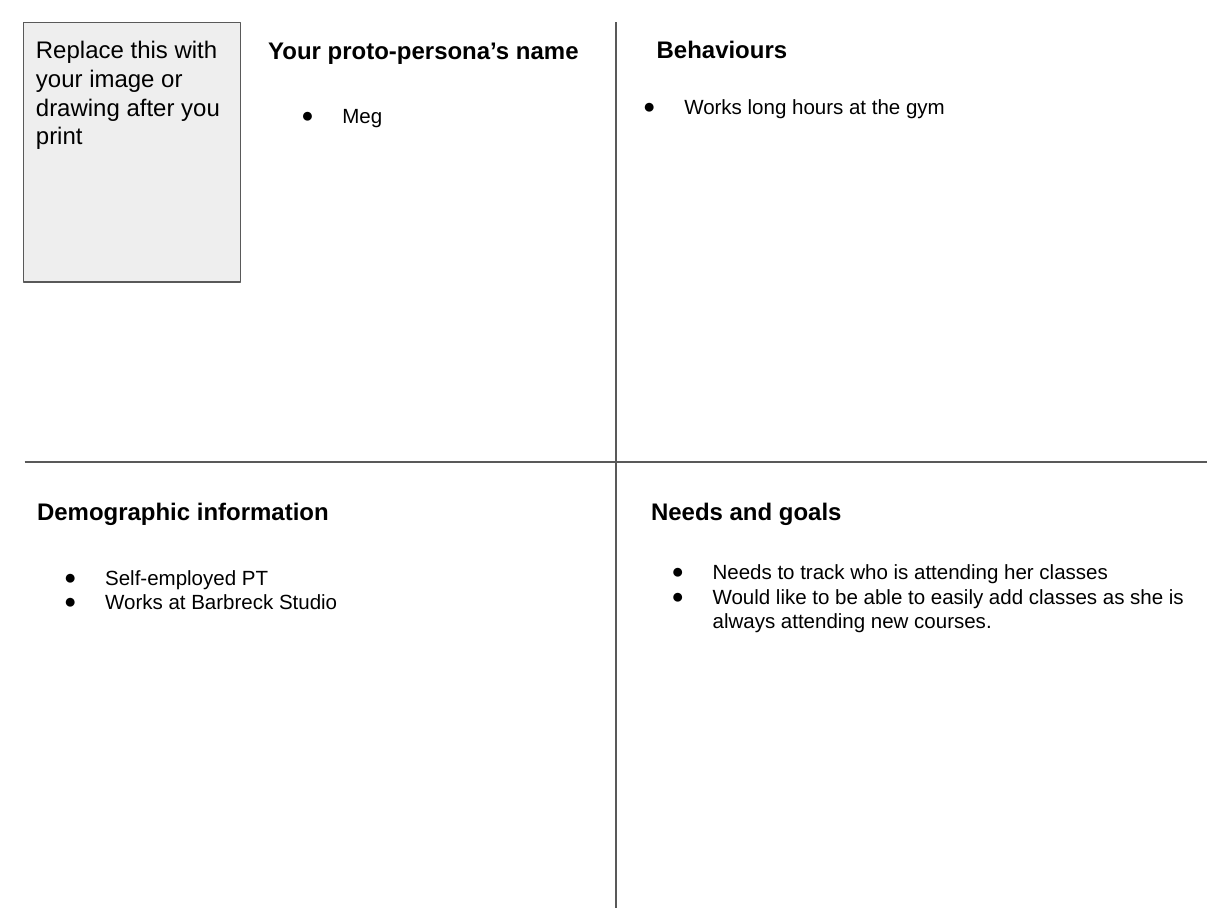
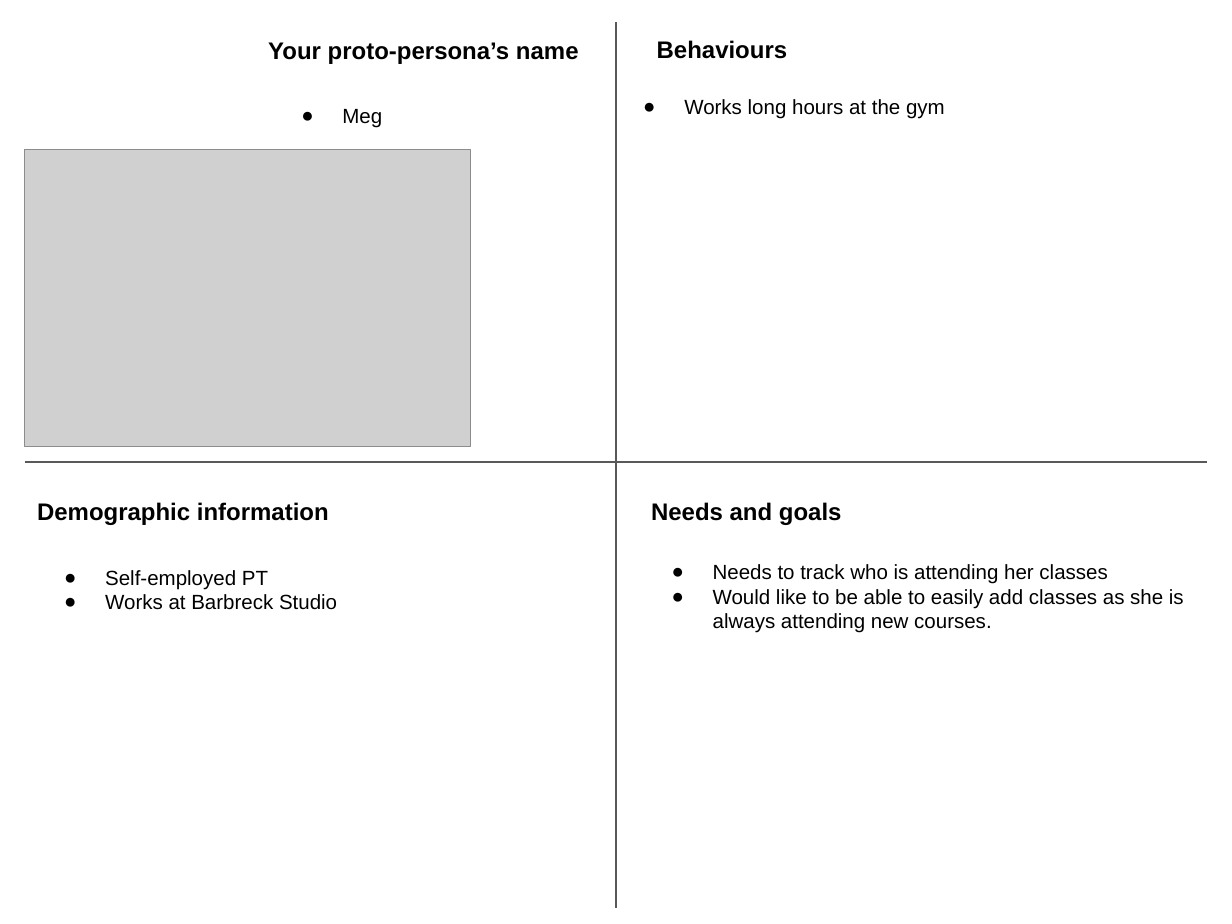
Before and after one commit to angelinalblyth/CodeClan-Gym-Project, a slide deck: slide 2 of Planning/Persona's /Proto-personas - PT at Gym.pptx. Drawn at 1232x924 pixels with LibreOffice and Linux fonts; fonts in the diff are those of the drawing; grey boxes stand for pictures. Boxes give left, top, right and bottom in pixels: in the first picture for what was removed or moved away, otherwise in the second. Text is boxed around its words. In the diff, an @@ line names an element or a change of style, - is before the commit and + after.

```diff
--- a/Planning/Persona's /Proto-personas - PT at Gym.pptx
+++ b/Planning/Persona's /Proto-personas - PT at Gym.pptx
@@ rectangle removed at [23, 22, 240, 282] @@
-Replace this with your image or drawing after you print
@@ picture added at [25, 149, 471, 446] @@
```
Also in this commit, not shown: 15 other files.
